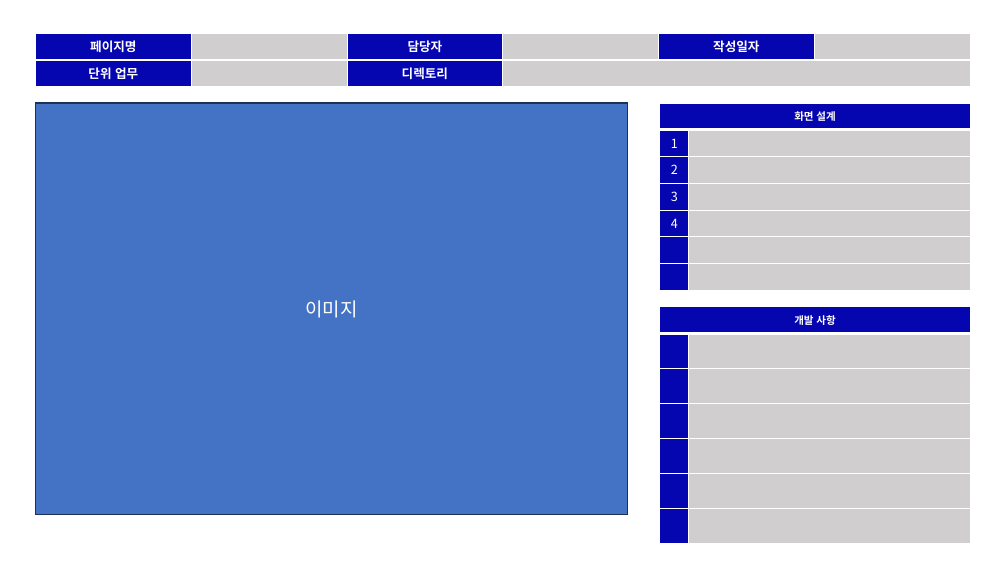
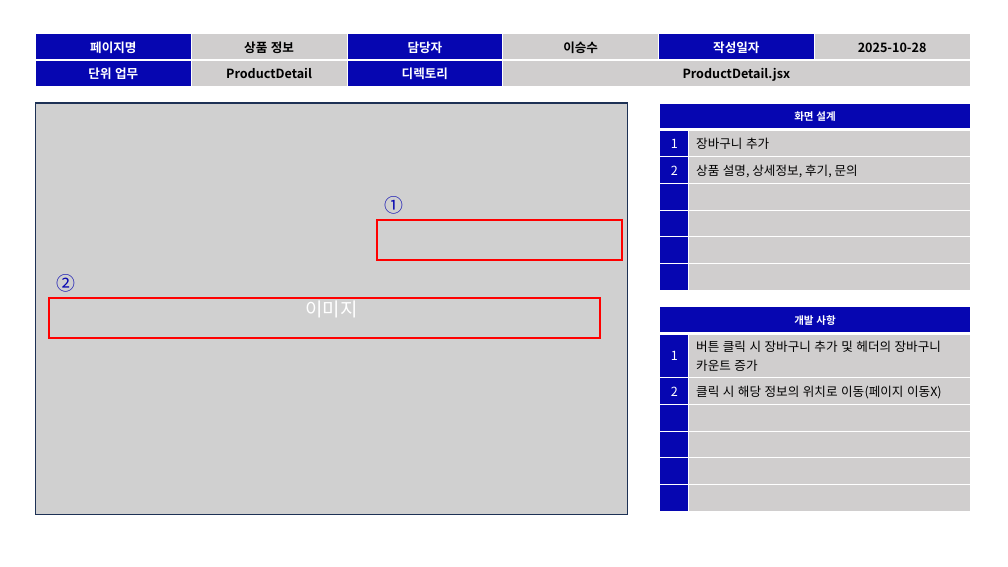
Before and after one commit to jungryeol123/tjg_project, a slide deck: slide 10 of TeamProject_스토리보드.pptx (slide 8 before the commit). Drawn at 1008x567 pixels with LibreOffice and Linux fonts; fonts in the diff are those of the drawing; grey boxes stand for pictures. Boxes give left, top, right and bottom in pixels: in the first picture for what was removed or moved away, otherwise in the second. Text is boxed around its words. In the diff, an @@ line names an element or a change of style, - is before the commit and + after.

```diff
--- a/TeamProject_스토리보드.pptx
+++ b/TeamProject_스토리보드.pptx
@@ table at (36, 33, 970, 87) @@
-row 1: 페이지명 |  | 담당자 |  | 작성일자 | 
+row 1: 페이지명 | 상품 정보 | 담당자 | 이승수 | 작성일자 | 2025-10-28
-row 2, column 2: 
+row 2, column 2: ProductDetail
-row 2, column 4: 
+row 2, column 4: ProductDetail.jsx
@@ rectangle removed at (36, 103, 628, 515) @@
-이미지
@@ picture added at (36, 103, 628, 515), 18 pt, text #FFFFFF @@
+이미지
@@ table at (660, 103, 970, 290) @@
-row 2: 1 | 
-row 3: 2 | 
-row 4: 3 | 
-row 5: 4 | 
+row 2: 1 | 장바구니 추가
+row 3: 2 | 상품 설명, 상세정보, 후기, 문의
+row 6:  | 
+row 7:  | 
@@ text added at (385, 196, 404, 214), 18 pt, text #0606B1 @@
+①
@@ rectangle added at (377, 220, 622, 259), outline #FF0000 2.25 pt @@
@@ rectangle added at (49, 298, 600, 337), outline #FF0000 2.25 pt @@
@@ text added at (56, 274, 75, 292), 18 pt, text #0606B1 @@
+②
@@ table at (660, 307, 970, 505) @@
+row 2: 1 | 버튼 클릭 시 장바구니 추가 및 헤더의 장바구니 카운트 증가
+row 3: 2 | 클릭 시 해당 정보의 위치로 이동(페이지 이동X)
-row 6:  | 
-row 7:  | 
```
Also in this commit, not shown: 6 other slides changed, 3 slides added, 1 slide removed.
